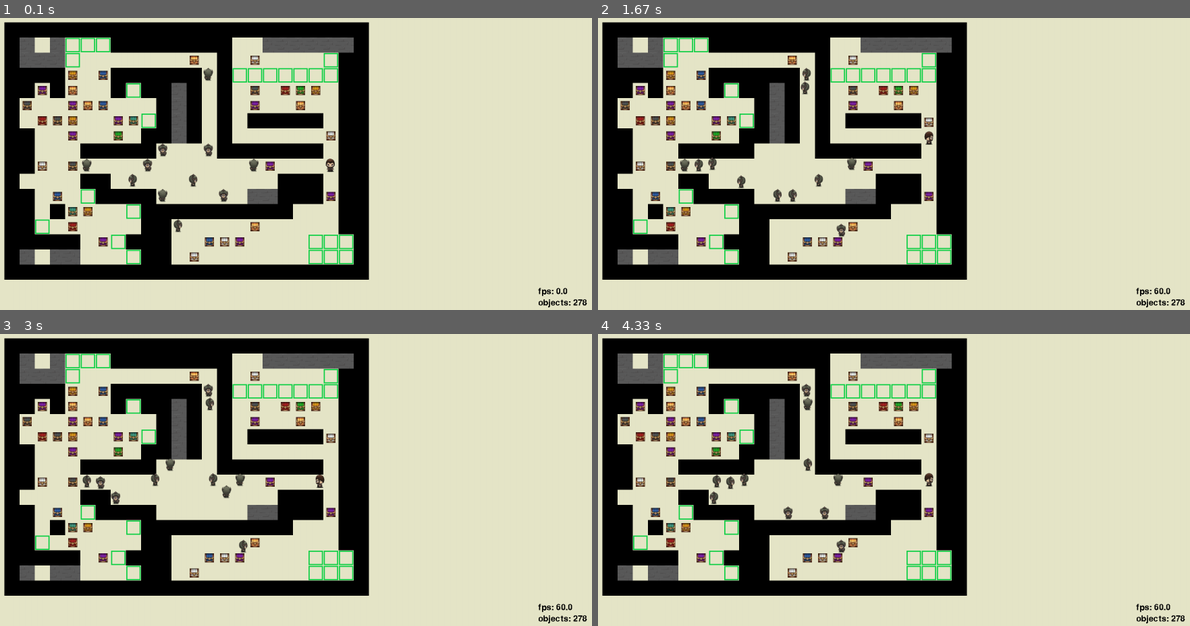
Above: before the commit, frames 1-4 (two rows, left to right).
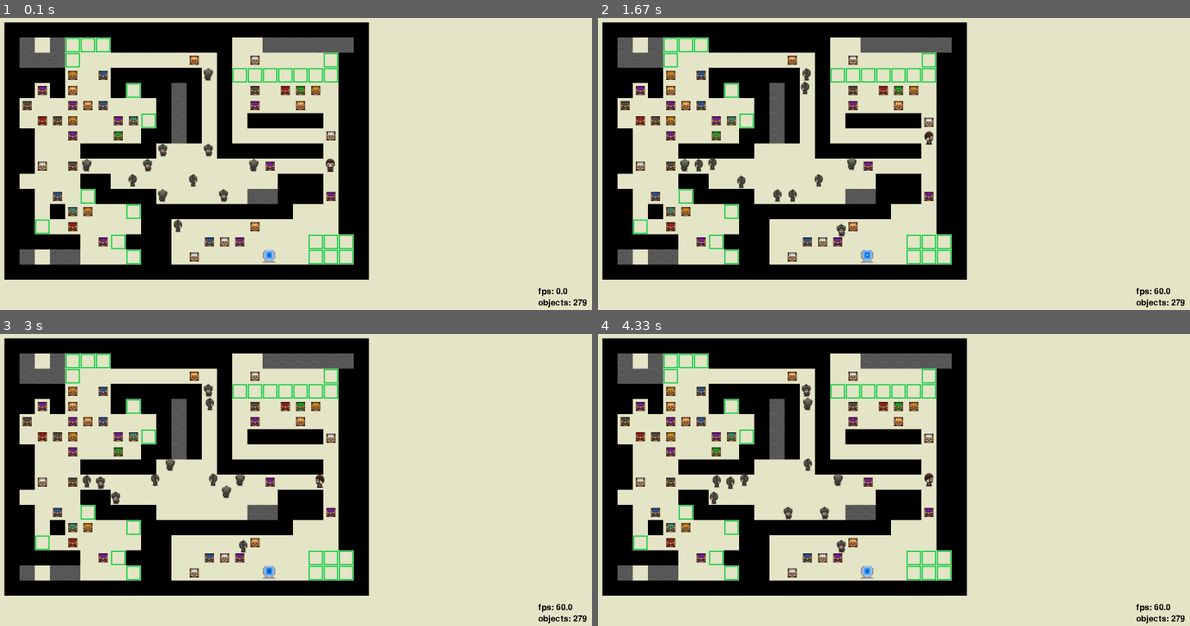
Above: after the commit, the same moments.

Repository: OnlyAoiKunie/sokoban-pygame
Game: pygame game, started from main.py
The game is run twice, just before and just after one commit, with the same random seed, the same clock (stepped at 60 frames per second) and the same inputs.
Inputs:
- Up to frame 1 (0.1 s): no input
- Up to frame 2 (1.67 s): hold Right 0.33-0.8 s; hold Up 0.83-1.13 s; hold Right 1.17-1.63 s
- Up to frame 3 (3 s): hold Left 1.67-2.2 s; hold Down 2.23-2.53 s; tap Space at 2.57 s; hold Left from 2.9 s (still down)
- Up to frame 4 (4.33 s): release Left at 3.3 s; hold Up 3.33-3.7 s; hold Right from 3.73 s (still down)

The runs differ from the first frame. In frame 1, 0.1% of the frame differs, in the area x 44-100%, y 79-99%; in frame 2, 0.1%; in frame 3, less than 0.1%; in frame 4, 0.1%.

Commit message:
implement portal class

Diff:
--- a/element/__init__.py
+++ b/element/__init__.py
@@ -5,6 +5,7 @@
 from element.bullet import Bullet
 from element.goal import Goal
 from element.player import Player
+from element.portal import Portal
 from element.guard import Guard
 from element.mask import Mask
 from element.wall import Wall
--- /dev/null
+++ b/element/portal.py
@@ -0,0 +1,30 @@
+from element.obj import Object
+import parameter
+from pygame import image, rect
+
+# 初始化所有圖片
+img = image.load("imgs/portal.webp").convert_alpha()
+imgs = [_ for _ in range(16)]
+for i, _ in enumerate(imgs):
+    offset = parameter.PORTAL_SIZE * i
+    rect_ = rect.Rect(offset, 0, parameter.PORTAL_SIZE, parameter.PORTAL_SIZE)
+    imgs[i] = img.subsurface(rect_)
+
+
+class Portal(Object):
+    def __init__(self, x, y):
+        super().__init__(x, y)
+        self.__img_index = 0
+        self.__frame = 0
+        super().set_img(imgs[self.__img_index])
+
+    def update(self):
+        self.__frame += 1
+        if self.__frame % parameter.PORTAL_DELAY == 0:
+            self.__img_index += 1
+            if self.__img_index >= len(imgs):
+                self.__img_index = 0
+            super().set_img(imgs[self.__img_index])
+
+if __name__ == "__main__":
+    pass
--- a/main.py
+++ b/main.py
@@ -134,6 +134,8 @@
             elif v == "@": # 玩家（初始）位置
                 self.player = element.Player(x, y, 0)
                 self.world.append(self.player)
+            elif v == "P":
+                self.world.append(element.Portal(x, y))
             x += 40
 
     # 遊戲邏輯處理，更新遊戲狀態
@@ -145,6 +147,8 @@
             # 警衛移動
             elif isinstance(item, element.Guard):
                 item.update(self.world)
+            elif isinstance(item, element.Portal):
+                item.update()
 
     # 畫在螢幕上
     def draw_world(self):
--- a/maps/__init__.py
+++ b/maps/__init__.py
@@ -170,7 +170,7 @@
 HH H$$  .HHHHHHHHHH   HH
 HH. $    HH!    $     HH
 HHHHH $.HHH  $$$    ...H
-H#^##   .HH $       ...H
+H#^##   .HH $    P  ...H
 HHHHHHHHHHHHHHHHHHHHHHHH
 """
 ]
--- a/parameter/__init__.py
+++ b/parameter/__init__.py
@@ -11,6 +11,10 @@
 BOX_GAP = 24  # 箱子碰撞偵測距離
 BOX_OFFSET = (IMG_SIZE - BOX_SIZE) // 2  # 箱子顯示的偏移量
 
+# 傳送門
+PORTAL_SIZE = 35
+PORTAL_DELAY = 4 #(frame)
+
 # 物體移動速度
 BULLET_VELOCITY = 10  # pixel
 PLAYER_VELOCITY = 4  # pixel
